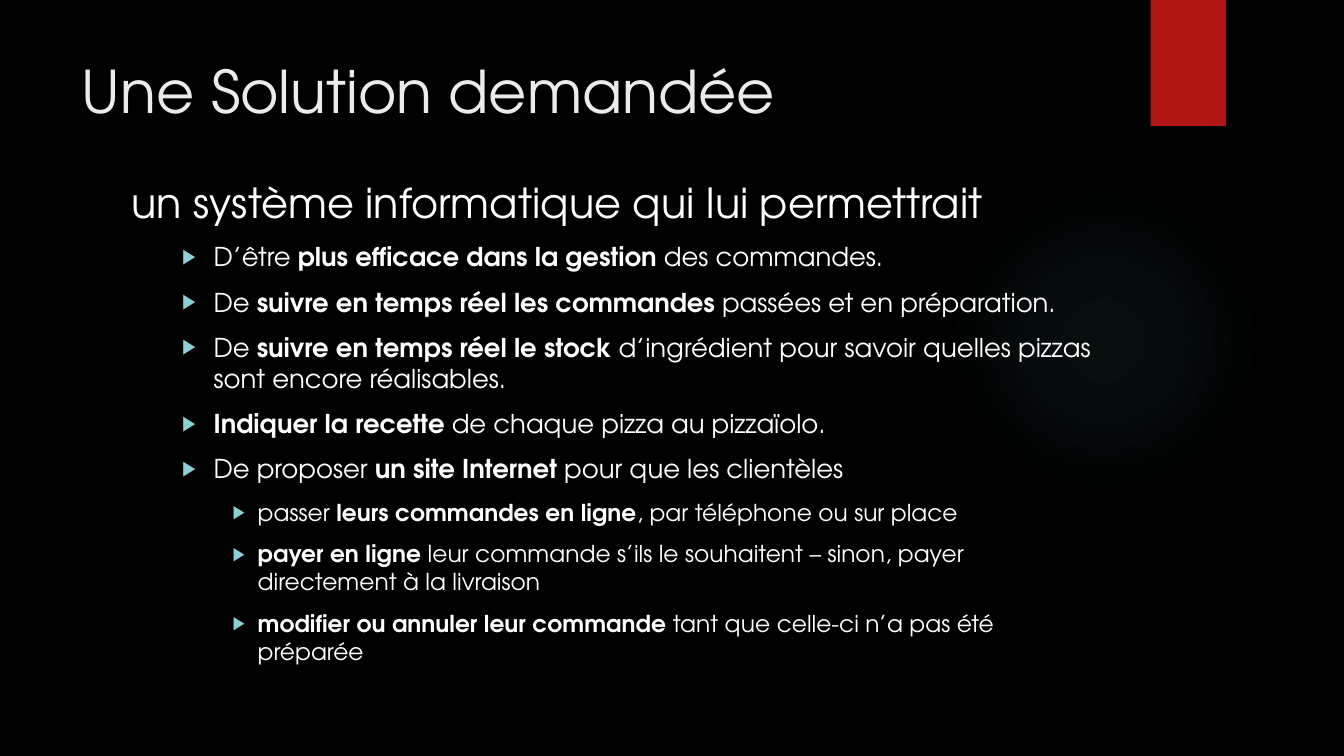
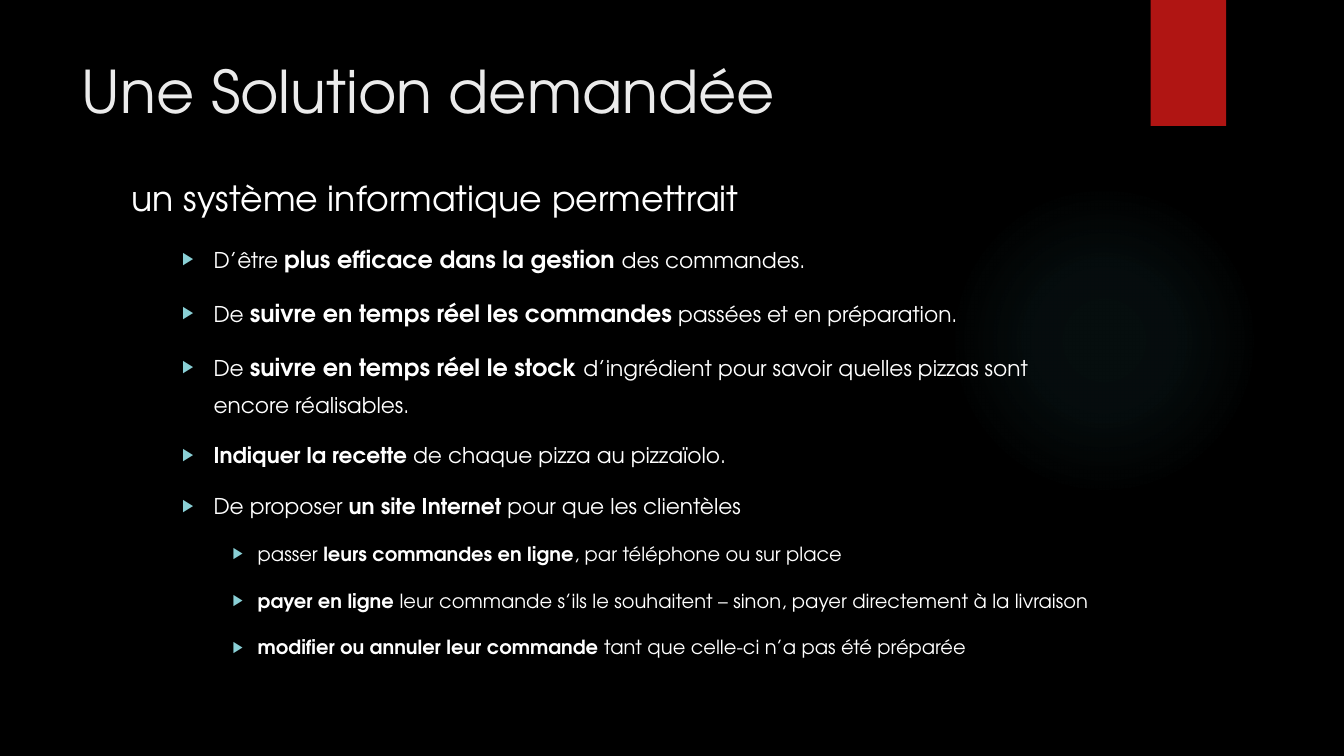
Before and after one commit to delattr/oc-pizza, a slide deck: slide 3 of OC PIZZA presentation.pptx (slide 2 before the commit). Drawn at 1344x756 pixels with LibreOffice and Linux fonts; fonts in the diff are those of the drawing; background and template pictures are left out. Boxes give left, top, right and bottom in pixels: in the first picture for what was removed or moved away, otherwise in the second. Text is boxed around its words. In the diff, an @@ line names an element or a change of style, - is before the commit and + after.

```diff
--- a/OC PIZZA presentation.pptx
+++ b/OC PIZZA presentation.pptx
@@ text at (132, 184, 739, 218): text changed; size 29.6 to 24.8 pt @@
-un système informatique qui lui permettrait
+un système informatique permettrait
@@ text at (214, 249, 1088, 658): size 18.5 to 15.5 pt in "D’être des commandes.", "De passées et en préparation.", "De d’ingrédient pour savoir quelles pizzas sont ...", "Indiquer la recette de chaque pizza au ..." and 1 more places; size 18.5 to 17.1 pt in "plus efficace dans la gestion", "suivre en temps réel les commandes", "suivre en temps réel le stock"; size 16.6 to 13.9 pt in "passer leurs commandes en ligne, par téléphone ...", "payer en ligne leur commande s’ils le ...", "modifier ou annuler leur commande tant que ..."; line spacing 1 to 1.4 @@
```
Also in this commit, not shown: 9 other slides changed, 3 slides added.
